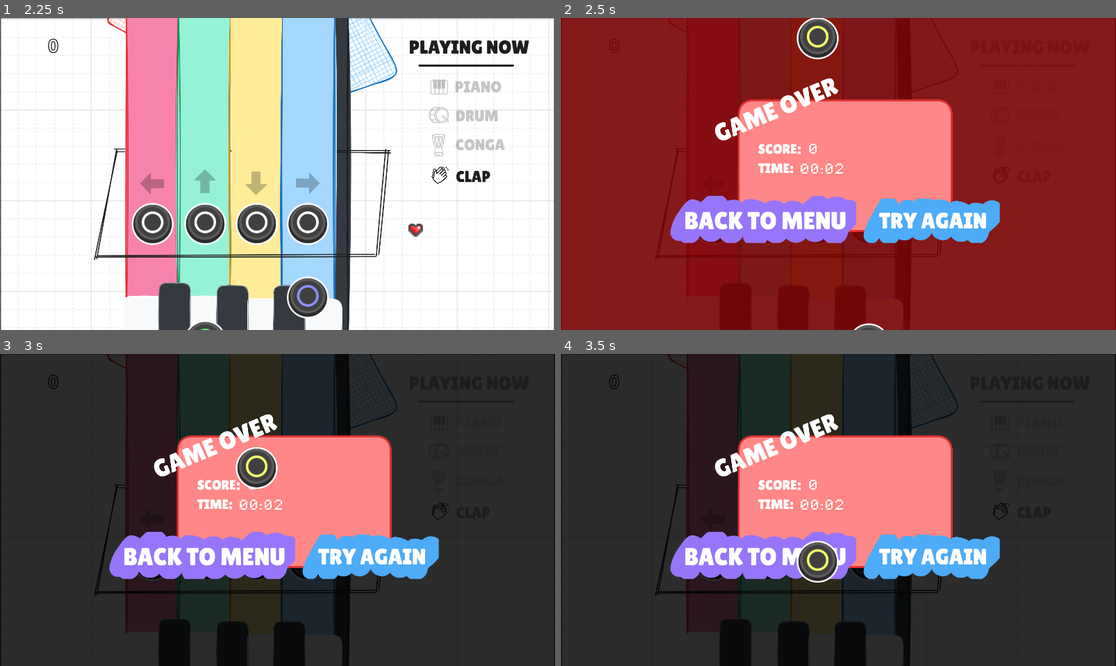
Above: before the commit, frames 1-4 (two rows, left to right).
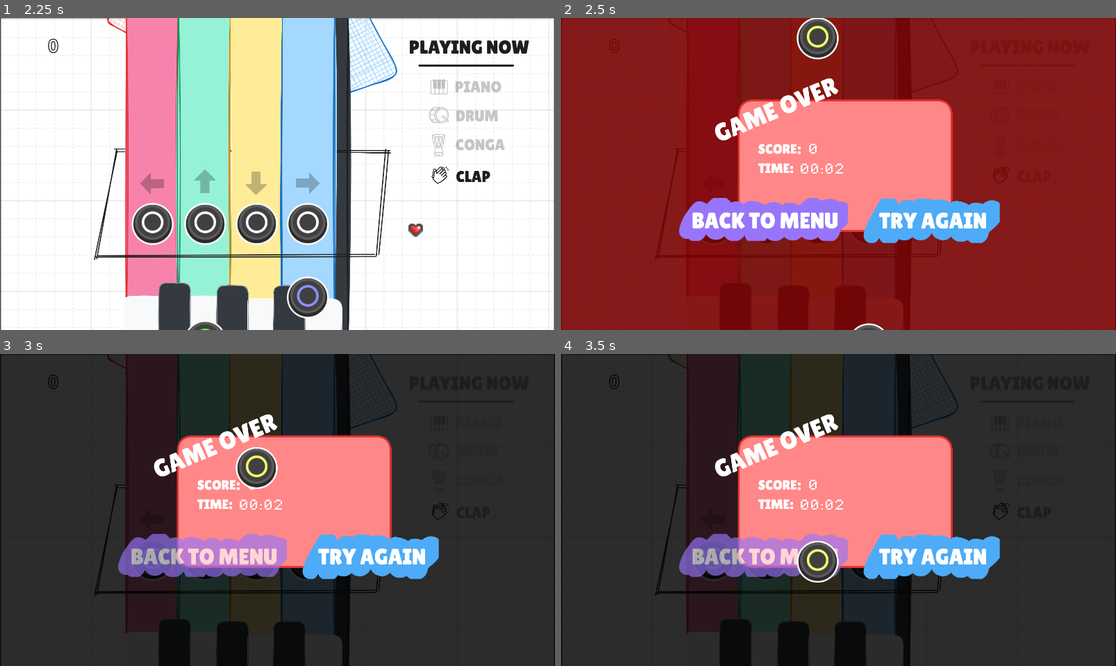
Above: after the commit, the same moments.

Repository: luiz-couto/encore
Game: Godot game, scene res://scenes/game.tscn
Two runs of this game, one before a commit and one after it. Both use one fixed random seed, a clock stepped at 60 frames per second and the inputs below.
Inputs (mouse positions are in pixels of both pictures, inside the frame that each line leads up to):
- Up to frame 1 (2.25 s): move the mouse to (399, 158) at 0.52 s; click (399, 158) at 0.67 s; move the mouse to (166, 189) at 1.27 s; click (166, 189) at 1.42 s; move the mouse to (333, 105) at 2.02 s; click (333, 105) at 2.17 s
- Up to frame 2 (2.5 s): no input
- Up to frame 3 (3 s): move the mouse to (249, 572) at 2.77 s; click (249, 572) at 2.92 s
- Up to frame 4 (3.5 s): no input

Frame 1 is identical in both runs. In frame 2, 1.7% of the frame differs, in the area x 19-54%, y 57-73%; in frame 3, 4.4%; in frame 4, 3.6%.

Commit message:
try again button

Diff:
--- a/encore/scenes/game_over.tscn
+++ b/encore/scenes/game_over.tscn
@@ -10,6 +10,12 @@
 font = ExtResource("3_tbwuq")
 font_size = 80
 outline_color = Color(0, 0, 0, 1)
+
+[sub_resource type="RectangleShape2D" id="RectangleShape2D_7m3ot"]
+size = Vector2(526.55853, 177.72713)
+
+[sub_resource type="RectangleShape2D" id="RectangleShape2D_v3hpu"]
+size = Vector2(654.52466, 177.70403)
 
 [node name="GameOver" type="Node2D" unique_id=589838554]
 script = ExtResource("1_wqhvx")
@@ -45,6 +51,28 @@
 scale = Vector2(0.90588236, 0.90588236)
 texture = ExtResource("4_7m3ot")
 
+[node name="Area2D" type="Area2D" parent="TryAgainButton" unique_id=1404879644]
+
+[node name="CollisionShape2D" type="CollisionShape2D" parent="TryAgainButton/Area2D" unique_id=1572284717]
+position = Vector2(2.7592773, -1.6557007)
+scale = Vector2(0.9999996, 0.9999996)
+shape = SubResource("RectangleShape2D_7m3ot")
+
 [node name="BackToMenuButton" type="Sprite2D" parent="." unique_id=744222376]
 position = Vector2(646, 711)
+scale = Vector2(0.906, 0.906)
 texture = ExtResource("5_v3hpu")
+
+[node name="Area2D" type="Area2D" parent="BackToMenuButton" unique_id=479082029]
+
+[node name="CollisionShape2D" type="CollisionShape2D" parent="BackToMenuButton/Area2D" unique_id=2106102649]
+position = Vector2(1.6555786, 2.7593994)
+scale = Vector2(1.0000013, 1.0000013)
+shape = SubResource("RectangleShape2D_v3hpu")
+
+[connection signal="input_event" from="TryAgainButton/Area2D" to="." method="_on_try_again_area_2d_input_event"]
+[connection signal="mouse_entered" from="TryAgainButton/Area2D" to="." method="_on_try_again_area_2d_mouse_entered"]
+[connection signal="mouse_exited" from="TryAgainButton/Area2D" to="." method="_on_try_again_area_2d_mouse_exited"]
+[connection signal="input_event" from="BackToMenuButton/Area2D" to="." method="_on_back_to_menu_area_2d_input_event"]
+[connection signal="mouse_entered" from="BackToMenuButton/Area2D" to="." method="_on_back_to_menu_area_2d_mouse_entered"]
+[connection signal="mouse_exited" from="BackToMenuButton/Area2D" to="." method="_on_back_to_menu_area_2d_mouse_exited"]
--- a/encore/scripts/game_over.gd
+++ b/encore/scripts/game_over.gd
@@ -1,4 +1,10 @@
 extends Node2D
+
+var _tryAgainTween: Tween = null
+var _backToMenuTween: Tween = null
+
+const HOVER_ALPHA: float = 0.65
+const HOVER_DURATION: float = 0.1
 
 func show_results(score: int, time_seconds: float) -> void:
 	$FinalScoreLabel.text = str(score)
@@ -9,3 +15,42 @@
 
 func _process(_delta: float) -> void:
 	pass
+
+func _on_try_again_area_2d_mouse_entered() -> void:
+	if _tryAgainTween:
+		_tryAgainTween.kill()
+	_tryAgainTween = create_tween()
+	_tryAgainTween.tween_property($TryAgainButton, "modulate:a", HOVER_ALPHA, HOVER_DURATION)
+
+func _on_try_again_area_2d_mouse_exited() -> void:
+	if _tryAgainTween:
+		_tryAgainTween.kill()
+	_tryAgainTween = create_tween()
+	_tryAgainTween.tween_property($TryAgainButton, "modulate:a", 1.0, HOVER_DURATION)
+
+func _on_try_again_area_2d_input_event(_viewport: Node, event: InputEvent, _shape_idx: int) -> void:
+	if event is InputEventMouseButton and event.pressed:
+		_cleanup_master_lowpass()
+		get_tree().reload_current_scene()
+
+func _on_back_to_menu_area_2d_mouse_entered() -> void:
+	if _backToMenuTween:
+		_backToMenuTween.kill()
+	_backToMenuTween = create_tween()
+	_backToMenuTween.tween_property($BackToMenuButton, "modulate:a", HOVER_ALPHA, HOVER_DURATION)
+
+func _on_back_to_menu_area_2d_mouse_exited() -> void:
+	if _backToMenuTween:
+		_backToMenuTween.kill()
+	_backToMenuTween = create_tween()
+	_backToMenuTween.tween_property($BackToMenuButton, "modulate:a", 1.0, HOVER_DURATION)
+
+func _on_back_to_menu_area_2d_input_event(_viewport: Node, event: InputEvent, _shape_idx: int) -> void:
+	if event is InputEventMouseButton and event.pressed:
+		pass
+
+func _cleanup_master_lowpass() -> void:
+	var master_idx = AudioServer.get_bus_index("Master")
+	for i in range(AudioServer.get_bus_effect_count(master_idx) - 1, -1, -1):
+		if AudioServer.get_bus_effect(master_idx, i) is AudioEffectLowPassFilter:
+			AudioServer.remove_bus_effect(master_idx, i)
